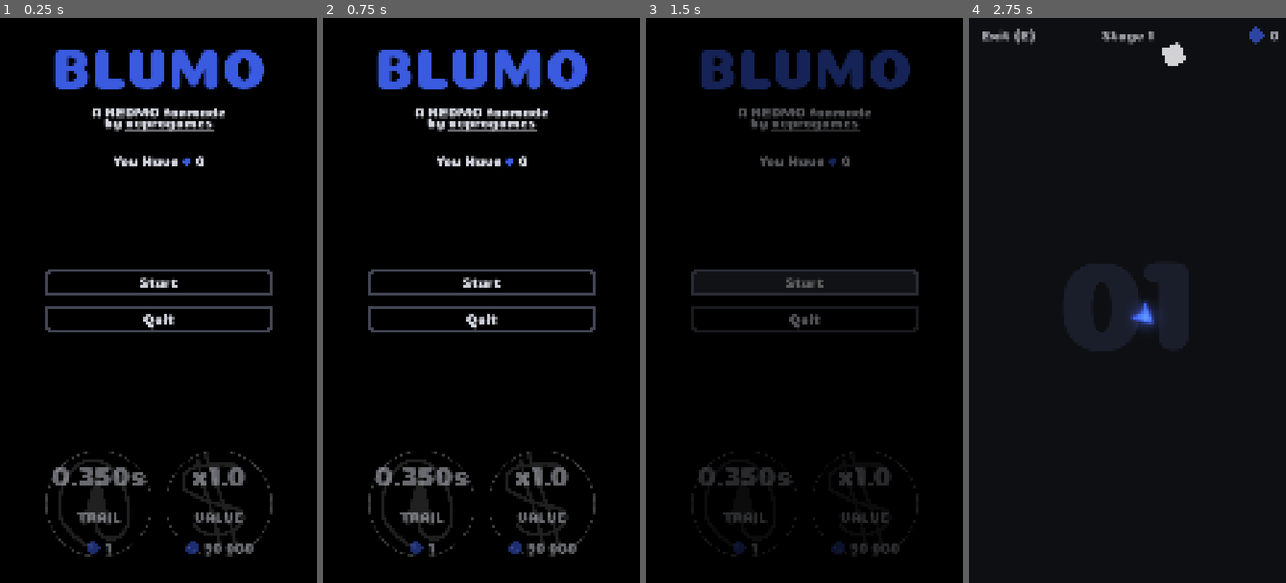
Above: before the commit, frames 1-4 (left to right).
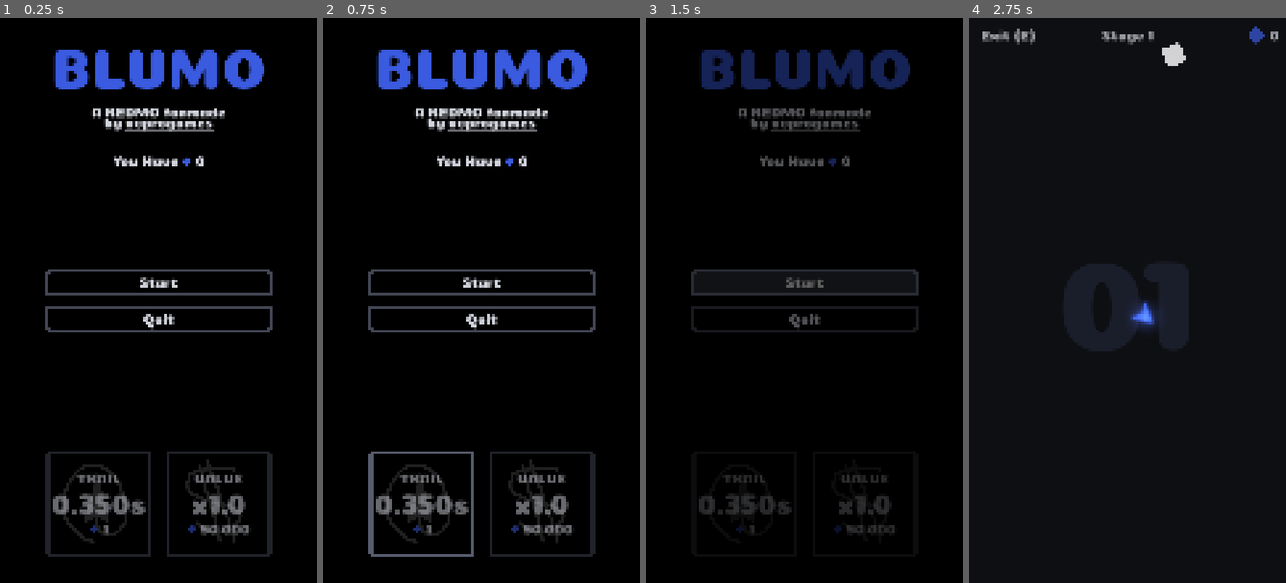
Above: after the commit, the same moments.

Repository: veprogames/blumo
Game: Godot game, scene res://src/main_menu/main_menu.tscn
The game is run twice, just before and just after one commit, with the same random seed, the same clock (stepped at 60 frames per second) and the same inputs.
Inputs (mouse positions are in pixels of both pictures, inside the frame that each line leads up to):
- Up to frame 1 (0.25 s): no input
- Up to frame 2 (0.75 s): click (421, 503) at 0.52 s
- Up to frame 3 (1.5 s): click "Start" at 1.25 s
- Up to frame 4 (2.75 s): move the mouse to (1143, 300) at 2.02 s

The runs differ from the first frame. In frame 1, 5.3% of the frame differs, in the area x 14-86%, y 76-96%; in frame 2, 5.4%; in frame 3, 2.4%; in frame 4, nothing differs.

Commit message:
improve upgrade buttons

Diff:
--- a/assets/upgrade_definitions/edible_value.tres
+++ b/assets/upgrade_definitions/edible_value.tres
@@ -1,7 +1,8 @@
-[gd_resource type="Resource" script_class="UpgradeDefinition" load_steps=4 format=3 uid="uid://thow6oafa4pi"]
+[gd_resource type="Resource" script_class="UpgradeDefinition" load_steps=5 format=3 uid="uid://thow6oafa4pi"]
 
 [ext_resource type="Script" uid="uid://cumjv6cve7vvt" path="res://src/upgrade/upgrade_definition.gd" id="1_5ppxb"]
 [ext_resource type="Script" uid="uid://bbck1ogxv7f6w" path="res://src/upgrade/effect_display_template.gd" id="1_vveno"]
+[ext_resource type="Texture2D" uid="uid://b6vgvifwtw52p" path="res://assets/upgrades/icons/edible_value.png" id="2_fog6o"]
 
 [sub_resource type="Resource" id="Resource_b4cry"]
 script = ExtResource("1_vveno")
@@ -15,4 +16,6 @@
 price_formula = "30000 + 20000 * 2 ** level"
 effect_formula = "1 + 0.2 * level"
 effect_display = SubResource("Resource_b4cry")
+title = "Value"
+icon = ExtResource("2_fog6o")
 metadata/_custom_type_script = "uid://cumjv6cve7vvt"
--- a/assets/upgrade_definitions/trail_length.tres
+++ b/assets/upgrade_definitions/trail_length.tres
@@ -1,7 +1,8 @@
-[gd_resource type="Resource" script_class="UpgradeDefinition" load_steps=4 format=3 uid="uid://4llnhtpin7v8"]
+[gd_resource type="Resource" script_class="UpgradeDefinition" load_steps=5 format=3 uid="uid://4llnhtpin7v8"]
 
 [ext_resource type="Script" uid="uid://cumjv6cve7vvt" path="res://src/upgrade/upgrade_definition.gd" id="1_0umac"]
 [ext_resource type="Script" uid="uid://bbck1ogxv7f6w" path="res://src/upgrade/effect_display_template.gd" id="1_705c8"]
+[ext_resource type="Texture2D" uid="uid://c0ty6fibrxj1w" path="res://assets/upgrades/icons/trail_length.png" id="2_kuh65"]
 
 [sub_resource type="Resource" id="Resource_5xmsv"]
 script = ExtResource("1_705c8")
@@ -15,4 +16,6 @@
 price_formula = "(level + 1) ** 2"
 effect_formula = "0.35 + 0.01 * level / 3"
 effect_display = SubResource("Resource_5xmsv")
+title = "Trail"
+icon = ExtResource("2_kuh65")
 metadata/_custom_type_script = "uid://cumjv6cve7vvt"
--- a/src/main_menu/main_menu.tscn
+++ b/src/main_menu/main_menu.tscn
@@ -1,11 +1,9 @@
-[gd_scene load_steps=7 format=3 uid="uid://cmmxbm2sv5ose"]
+[gd_scene load_steps=5 format=3 uid="uid://cmmxbm2sv5ose"]
 
 [ext_resource type="Script" uid="uid://c7o3a08u18ltx" path="res://src/main_menu/main_menu.gd" id="1_p4hwm"]
 [ext_resource type="PackedScene" uid="uid://dojgmv85rvmht" path="res://src/ui/currency_counter.tscn" id="2_u3cp3"]
 [ext_resource type="Texture2D" uid="uid://d0kn8ocaeinst" path="res://assets/ui/score.png" id="3_yp4b8"]
 [ext_resource type="PackedScene" uid="uid://bxs7lmruydgcw" path="res://src/upgrade/upgrade_button.tscn" id="4_7rp64"]
-[ext_resource type="Texture2D" uid="uid://c0ty6fibrxj1w" path="res://assets/upgrades/icons/trail_length.png" id="5_4emt7"]
-[ext_resource type="Texture2D" uid="uid://b6vgvifwtw52p" path="res://assets/upgrades/icons/edible_value.png" id="6_hso4n"]
 
 [node name="MainMenu" type="Node2D"]
 script = ExtResource("1_p4hwm")
@@ -79,14 +77,10 @@
 [node name="UpgradeButtonTrail" parent="CanvasLayer/HBoxContainerUpgrades" instance=ExtResource("4_7rp64")]
 unique_name_in_owner = true
 layout_mode = 2
-icon = ExtResource("5_4emt7")
-effect_text = "trail"
 
 [node name="UpgradeButtonValue" parent="CanvasLayer/HBoxContainerUpgrades" instance=ExtResource("4_7rp64")]
 unique_name_in_owner = true
 layout_mode = 2
-icon = ExtResource("6_hso4n")
-effect_text = "value"
 
 [node name="VBoxContainerButtons" type="VBoxContainer" parent="CanvasLayer"]
 anchors_preset = -1
--- a/src/upgrade/upgrade_button.gd
+++ b/src/upgrade/upgrade_button.gd
@@ -1,30 +1,27 @@
 class_name UpgradeButton
-extends Control
+extends Button
 
-@onready var button_buy: TextureButton = $ButtonBuy
-@onready var currency_cost: CurrencyCounter = $CurrencyCost
-@onready var label_effect: Label = $LabelEffect
-@onready var label_effect_title: Label = $LabelEffectTitle
-
-@export var icon: Texture2D
-@export var effect_text: String
+@onready var currency_cost: CurrencyCounter = %CurrencyCost
+@onready var label_effect: Label = %LabelEffect
+@onready var label_effect_title: Label = %LabelEffectTitle
+@onready var texture_rect_icon: TextureRect = %TextureRectIcon
+@onready var margin_container: MarginContainer = $MarginContainer
 
 var upgrade: Upgrade:
 	set(upg):
 		if not is_node_ready():
 			await ready
 
-		if upgrade != null:
-			upgrade.leveled_up.disconnect(update_ui)
-
 		upgrade = upg
-		upgrade.leveled_up.connect(update_ui)
-		label_effect_title.text = effect_text
-		button_buy.texture_normal = icon
-		button_buy.texture_hover = icon
-		button_buy.texture_pressed = icon
+		label_effect_title.text = upgrade.definition.title
+		texture_rect_icon.texture = upgrade.definition.icon
 
 		update_ui()
+
+
+func _ready() -> void:
+	Global.save.score_changed.connect(_on_save_score_changed)
+
 
 func update_ui() -> void:
 	if upgrade != null:
@@ -32,11 +29,18 @@
 		currency_cost.value = upgrade.get_current_price()
 
 		var can_buy: bool = upgrade.can_buy_with(Global.save.score)
-		modulate = Color(1, 1, 1, 1.0 if can_buy else 0.5)
-		button_buy.mouse_default_cursor_shape = Control.CURSOR_POINTING_HAND if can_buy else Control.CURSOR_FORBIDDEN
+		disabled = !can_buy
+		texture_rect_icon.modulate.a = 0.125 if !can_buy else 0.25
+		margin_container.modulate.a = 1.0 if can_buy else 0.5
+		mouse_default_cursor_shape = Control.CURSOR_POINTING_HAND if can_buy else Control.CURSOR_FORBIDDEN
 
 
-func _on_button_buy_pressed() -> void:
+func _on_save_score_changed(_score: float) -> void:
+	update_ui()
+
+
+func _on_pressed() -> void:
 	var to_deduct: Variant = upgrade.try_buy(Global.save.score)
 	if to_deduct != null:
 		Global.save.score -= to_deduct
+		update_ui()
--- a/src/upgrade/upgrade_button.tscn
+++ b/src/upgrade/upgrade_button.tscn
@@ -1,12 +1,10 @@
-[gd_scene load_steps=4 format=3 uid="uid://bxs7lmruydgcw"]
+[gd_scene load_steps=3 format=3 uid="uid://bxs7lmruydgcw"]
 
 [ext_resource type="Script" uid="uid://brmspdsu58333" path="res://src/upgrade/upgrade_button.gd" id="1_eelp4"]
 [ext_resource type="PackedScene" uid="uid://dojgmv85rvmht" path="res://src/ui/currency_counter.tscn" id="1_mpgtc"]
-[ext_resource type="Texture2D" uid="uid://cw45gqv75sxxc" path="res://assets/upgrades/button_base.png" id="3_j0qxp"]
 
-[node name="UpgradeButton" type="Control"]
+[node name="UpgradeButton" type="Button"]
 custom_minimum_size = Vector2(360, 360)
-layout_mode = 3
 anchors_preset = 15
 anchor_right = 1.0
 anchor_bottom = 1.0
@@ -16,7 +14,8 @@
 grow_vertical = 2
 script = ExtResource("1_eelp4")
 
-[node name="ButtonBuy" type="TextureButton" parent="."]
+[node name="TextureRectIcon" type="TextureRect" parent="."]
+unique_name_in_owner = true
 modulate = Color(1, 1, 1, 0.25098)
 layout_mode = 1
 anchors_preset = 15
@@ -24,67 +23,43 @@
 anchor_bottom = 1.0
 grow_horizontal = 2
 grow_vertical = 2
-mouse_default_cursor_shape = 2
-stretch_mode = 0
+stretch_mode = 3
 
-[node name="CurrencyCost" parent="." instance=ExtResource("1_mpgtc")]
-z_index = 1
-layout_mode = 1
-anchors_preset = 7
-anchor_left = 0.5
-anchor_top = 1.0
-anchor_right = 0.5
-anchor_bottom = 1.0
-offset_left = -48.0
-offset_top = -60.0
-offset_right = 48.0
-offset_bottom = 0.0
-grow_horizontal = 2
-grow_vertical = 0
-
-[node name="LabelEffect" type="Label" parent="."]
-z_index = 1
-layout_mode = 1
-anchors_preset = -1
-anchor_left = 0.5
-anchor_top = 0.3
-anchor_right = 0.5
-anchor_bottom = 0.3
-offset_left = -82.5
-offset_top = -59.0
-offset_right = 82.5
-offset_bottom = 59.0
-grow_horizontal = 2
-grow_vertical = 2
-theme_override_font_sizes/font_size = 96
-text = "1.0s"
-
-[node name="LabelEffectTitle" type="Label" parent="."]
-z_index = 1
-layout_mode = 1
-anchors_preset = -1
-anchor_left = 0.5
-anchor_top = 0.75
-anchor_right = 0.5
-anchor_bottom = 0.75
-offset_left = -144.0
-offset_top = -59.2
-offset_right = 145.0
-offset_bottom = -31.96
-grow_horizontal = 2
-grow_vertical = 2
-text = "effect name"
-horizontal_alignment = 1
-uppercase = true
-
-[node name="TextureRect" type="TextureRect" parent="."]
+[node name="MarginContainer" type="MarginContainer" parent="."]
 layout_mode = 1
 anchors_preset = 15
 anchor_right = 1.0
 anchor_bottom = 1.0
 grow_horizontal = 2
 grow_vertical = 2
-mouse_filter = 2
-texture = ExtResource("3_j0qxp")
 
-[connection signal="pressed" from="ButtonBuy" to="." method="_on_button_buy_pressed"]
+[node name="VBoxContainer" type="VBoxContainer" parent="MarginContainer"]
+layout_mode = 2
+size_flags_horizontal = 4
+alignment = 1
+
+[node name="LabelEffectTitle" type="Label" parent="MarginContainer/VBoxContainer"]
+unique_name_in_owner = true
+z_index = 1
+custom_minimum_size = Vector2(280, 0)
+layout_mode = 2
+text = "effect name"
+horizontal_alignment = 1
+autowrap_mode = 2
+uppercase = true
+
+[node name="LabelEffect" type="Label" parent="MarginContainer/VBoxContainer"]
+unique_name_in_owner = true
+z_index = 1
+layout_mode = 2
+theme_override_font_sizes/font_size = 96
+text = "1.0s"
+horizontal_alignment = 1
+
+[node name="CurrencyCost" parent="MarginContainer/VBoxContainer" instance=ExtResource("1_mpgtc")]
+unique_name_in_owner = true
+z_index = 1
+layout_mode = 2
+alignment = 1
+
+[connection signal="pressed" from="." to="." method="_on_pressed"]
--- a/src/upgrade/upgrade_definition.gd
+++ b/src/upgrade/upgrade_definition.gd
@@ -26,3 +26,6 @@
 var effect_expression: Expression = Expression.new()
 
 @export var effect_display: EffectDisplayTemplate
+
+@export var title: String
+@export var icon: Texture2D
